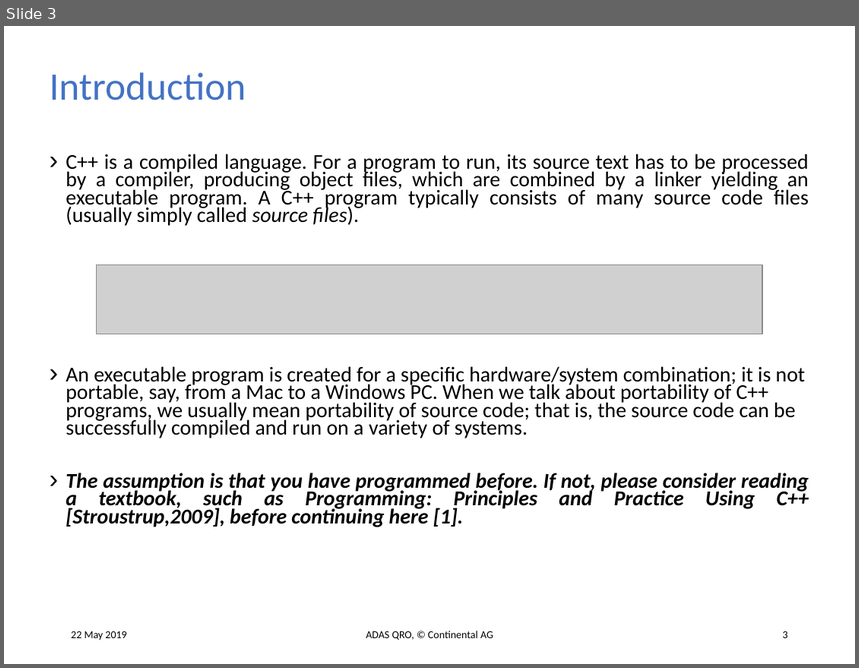
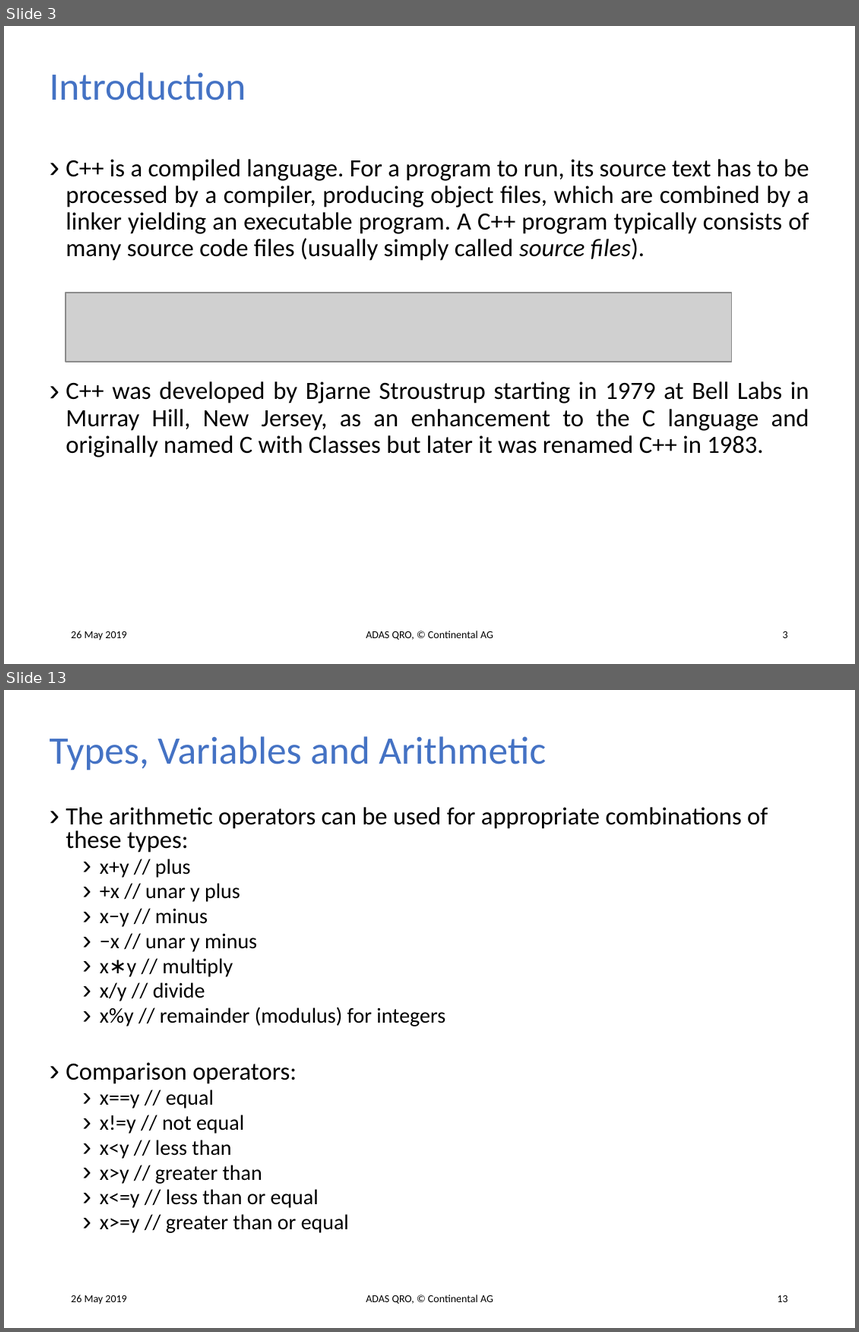
Before and after one commit to tehuano/cpp-basics, a slide deck: c++.pptx. Shown one above the other, each under a label of ours: slide 3 before the commit, slides 3 and 13 after it; the slides between them are not shown. The pictures are 859x668 and 859x1332 pixels, drawn with LibreOffice and Linux fonts; fonts in the diff are those of the drawing; grey boxes stand for pictures. Boxes give left, top, right and bottom in pixels: in the first picture for what was removed or moved away, otherwise in the second. Text is boxed around its words. In the diff, an @@ line names an element or a change of style, - is before the commit and + after.

```diff
--- a/c++.pptx
+++ b/c++.pptx
@@ slide 13 added at [4, 690, 855, 1328], background #FFFFFF @@
@@ title added at [50, 736, 546, 771], 33 pt, text #4472C4 @@
+Types, Variables and Arithmetic
@@ text added at [66, 807, 768, 1233], 18 pt, text #000000 @@
+› The arithmetic operators can be used for appropriate combinations of these types:
+  › x+y // plus
+  › +x // unar y plus
+  › x−y // minus
+  › −x // unar y minus
+  › x∗y // multiply
+  › x/y // divide
+  › x%y // remainder (modulus) for integers
+› Comparison operators:
+  › x==y // equal
+  › x!=y // not equal
+  › x<y // less than
+  › x>y // greater than
+  › x<=y // less than or equal
+  › x>=y // greater than or equal
@@ text added at [71, 1295, 126, 1305], 9 pt, text #000000 @@
+26 May 2019
@@ text added at [366, 1295, 493, 1304], 9 pt, text #000000 @@
+ADAS QRO, © Continental AG
@@ page number added at [778, 1296, 788, 1303], 9 pt, text #000000 @@
+13
@@ slide 3 changed as well @@
@@ text at [66, 159, 810, 261]: size 17.9 to 21 pt in "C++ is a compiled language. For a ..."; line spacing 0.7 to 0.9 @@
@@ picture: place and size @@
-picture at [97, 265, 762, 334]
+picture at [66, 293, 731, 361]
@@ text at [66, 382, 810, 458]: text changed; size 17.9 to 21 pt @@
-› An executable program is created for a specific hardware/system combination; it is not portable, say, from a Mac to a Windows PC. When we talk about portability of C++ programs, we usually mean portability of source code; that is, the source code can be successfully compiled and run on a variety of systems.
-› The assumption is that you have programmed before. If not, please consider reading a textbook, such as Programming: Principles and Practice Using C++ [Stroustrup,2009], before continuing here [1].
+› C++ was developed by Bjarne Stroustrup starting in 1979 at Bell Labs in Murray Hill, New Jersey, as an enhancement to the C language and originally named C with Classes but later it was renamed C++ in 1983.
@@ text at [71, 631, 126, 641]: text changed @@
-22 May 2019
+26 May 2019
```
Also in this commit, not shown: 4 other slides changed, 10 other slides added, 1 other file.
